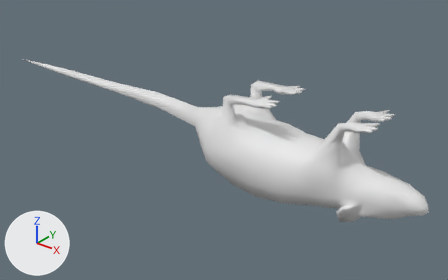
The OBJ model models/smooth_brown_rat.obj: old version first, new version second.
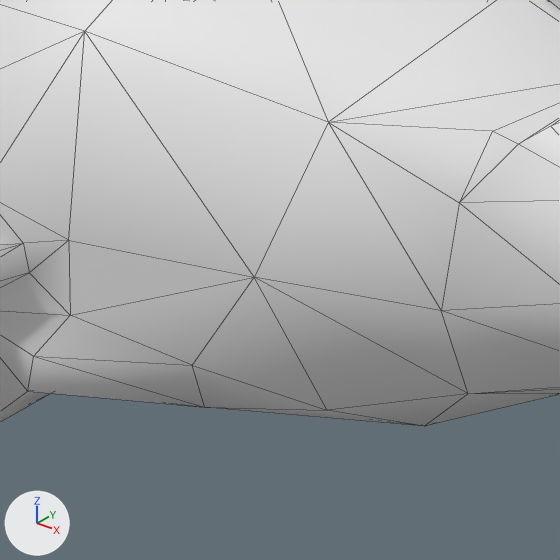
Each version is shown whole from a 50 mm camera at (1.373, -2.339, 0.987) aimed at (-0.579, 0.101, -0.525), then close up on the part from 80% to 90% of the width and 65% to 82% of the height. Every picture has the same lights, and +X, +Y and +Z are marked at lower left. The close-ups show mesh edges as thin lines. Where no turn or scale is listed for an object, it has been applied to the vertices.

Names of what the first close-up shows: 'rat'.
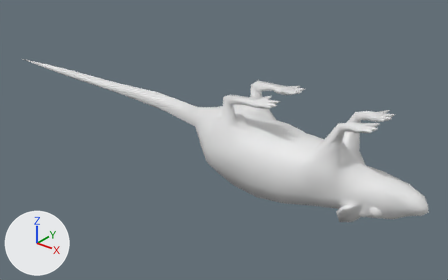
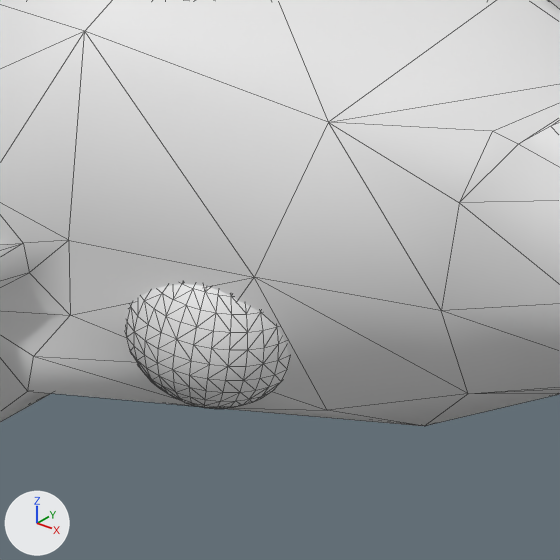
The change, as a diff of the scene's bpy script:
```diff
--- a/models/smooth_brown_rat.obj.py
+++ b/models/smooth_brown_rat.obj.py
@@ me_rat @@
 # used by ob_rat; location = (0.0, 0.0, 0.0)
-me_rat.from_pydata(...)  # 425 vertices, 846 faces; spans x -2.25..0.63, y -0.23..0.22, z -0.68..-0.11
+me_rat.from_pydata(...)  # 1389 vertices, 2766 faces; spans x -2.25..0.63, y -0.23..0.22, z -0.68..-0.11
+# me_rat part 1: a new loose piece, a UV sphere (32 segments, 16 rings, poles along z) spanning x 0.389..0.459, y -0.101..-0.031, z -0.542..-0.472
+# me_rat part 2: the surface is now shaded flat
```

Location of each change, [x1, y1, x2, y2] in pixels of the close-ups (560 x 560 px):
part 1 of me_rat, added
    after: [125, 284, 289, 409]
